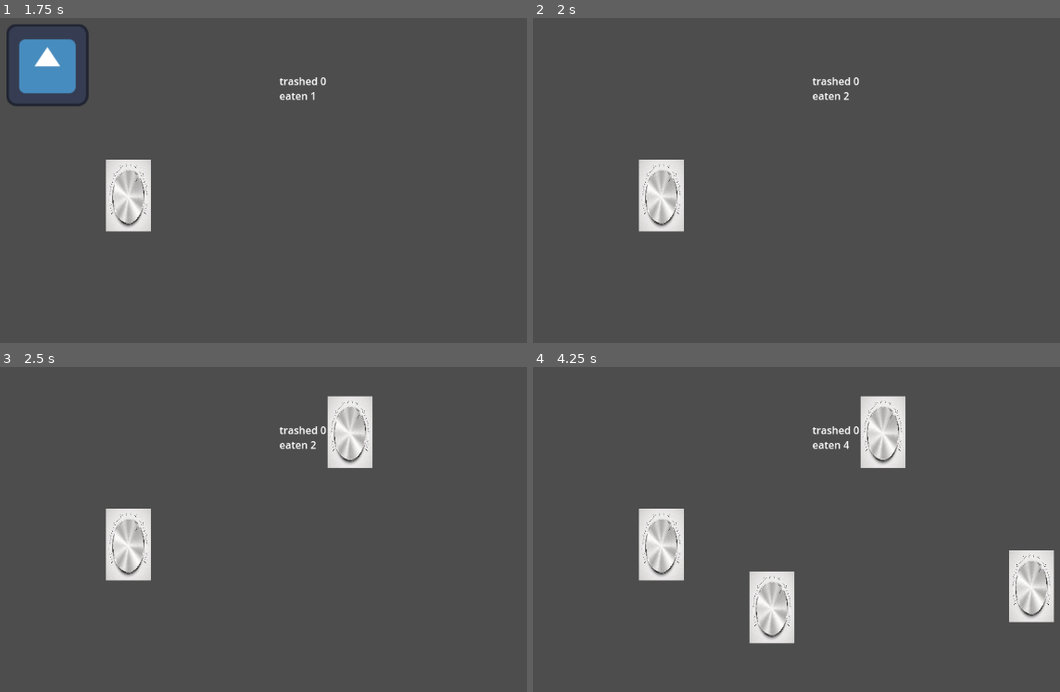
Above: before the commit, frames 1-4 (two rows, left to right).
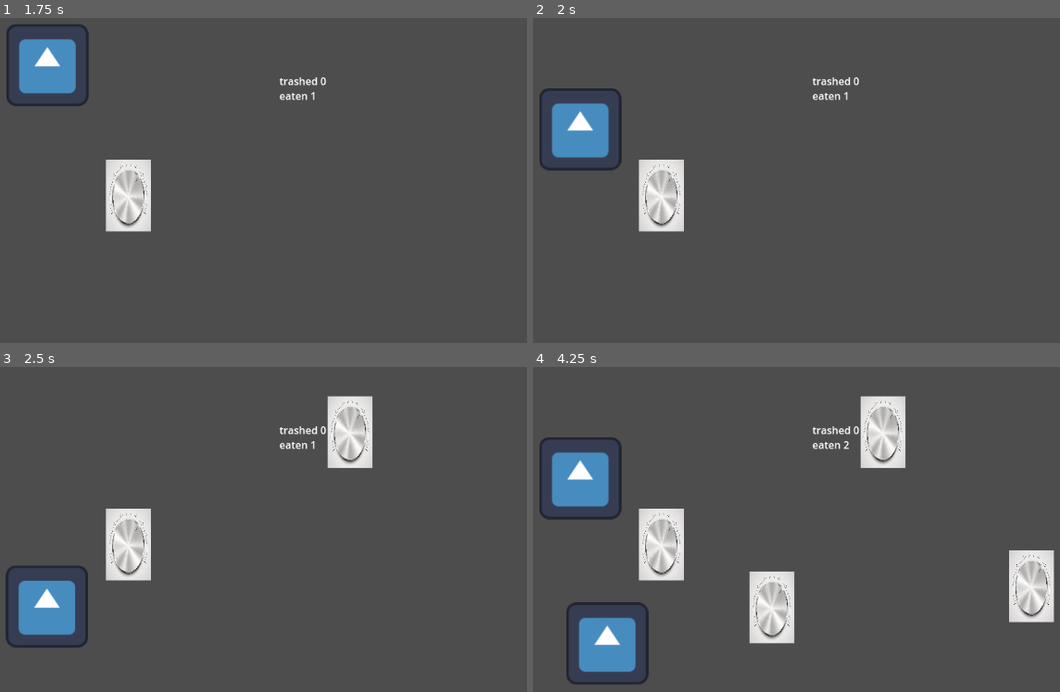
Above: after the commit, the same moments.

Repository: kaiwildberger/pc-godot
Game: Godot game, scene res://scenes/root.tscn
Two runs of this game, one before a commit and one after it. Both use one fixed random seed, a clock stepped at 60 frames per second and the inputs below. The engine's default icon, where the game draws it, is replaced by a stand-in: a white triangle on a blue panel in a dark square.
Inputs (mouse positions are in pixels of both pictures, inside the frame that each line leads up to):
- Up to frame 1 (1.75 s): tap Enter at 0.5 s; move the mouse to (310, 89) at 0.52 s; press the mouse at (310, 89) at 0.53 s; tap Space at 0.77, 1.52 s; move the mouse to (126, 196) at 1.27 s; release the mouse at (126, 196) at 1.28 s; click (126, 196) at 1.35 s
- Up to frame 2 (2 s): no input
- Up to frame 3 (2.5 s): move the mouse to (347, 432) at 2.02 s; press the mouse at (347, 432) at 2.03 s
- Up to frame 4 (4.25 s): move the mouse to (770, 607) at 2.77 s; release the mouse at (770, 607) at 2.78 s; click (770, 607) at 2.85 s; tap Space at 3.02, 3.77 s; move the mouse to (1028, 584) at 3.52 s; press the mouse at (1028, 584) at 3.53 s

Frame 1 is identical in both runs. In frame 2, 2.4% of the frame differs, in the area x 1-60%, y 21-48%; in frame 3, 2.3%; in frame 4, 4.8%, in the area x 1-60%, y 21-98%.

Commit message:
filesystem organization

Diff:
--- a/scripts/tower.gd
+++ b/scripts/tower.gd
@@ -1,4 +1,8 @@
 extends Node2D
+
+@export var eating_cooldown = 3 # cooldown in seconds
+var is_timedout = false
+var timer;
 
 func _ready() -> void:
 	#print('tower spanwed')
@@ -8,5 +12,11 @@
 	pass
 
 func _on_range_area_entered(area: Area2D) -> void:
-	area.get_parent().emit_signal("sushi_eaten")
-	# create timer for Chewing cooldown
+	if is_timedout == true:
+		#print("too full... let one pass :P")
+		pass
+	else:
+		area.get_parent().emit_signal("sushi_eaten")
+		timer = get_tree().create_timer(eating_cooldown) # could be Global for upgrades but...
+		is_timedout = true
+		timer.timeout.connect(func(): is_timedout = false)
Renamed: SushiTiles.png -> sprites/SushiTiles.png
Not shown, added: sprites/SushiTiles.png.import
